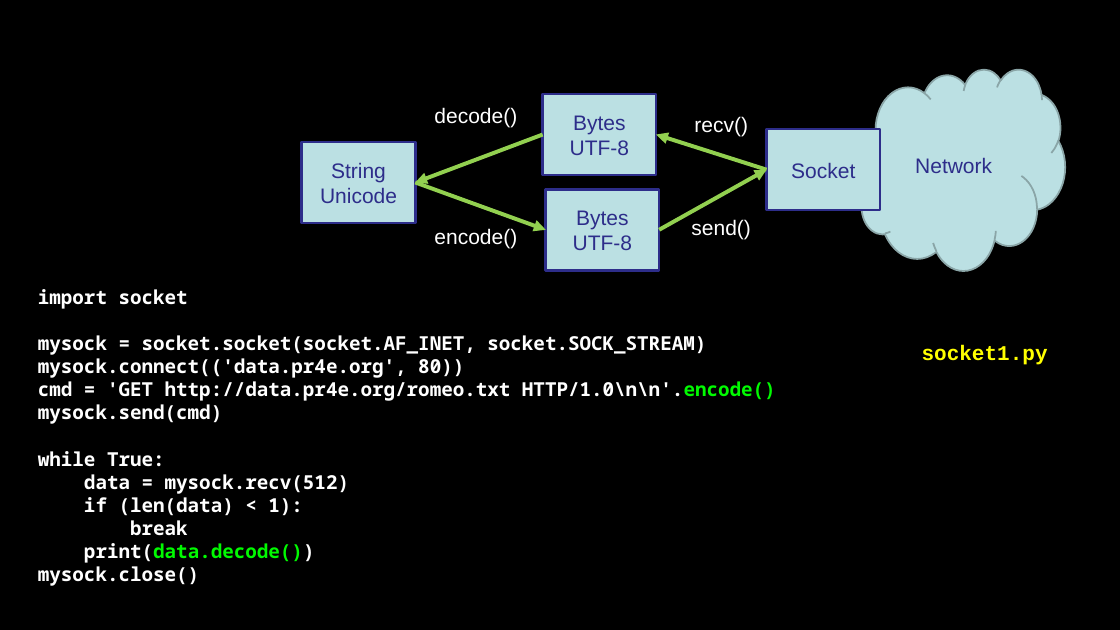
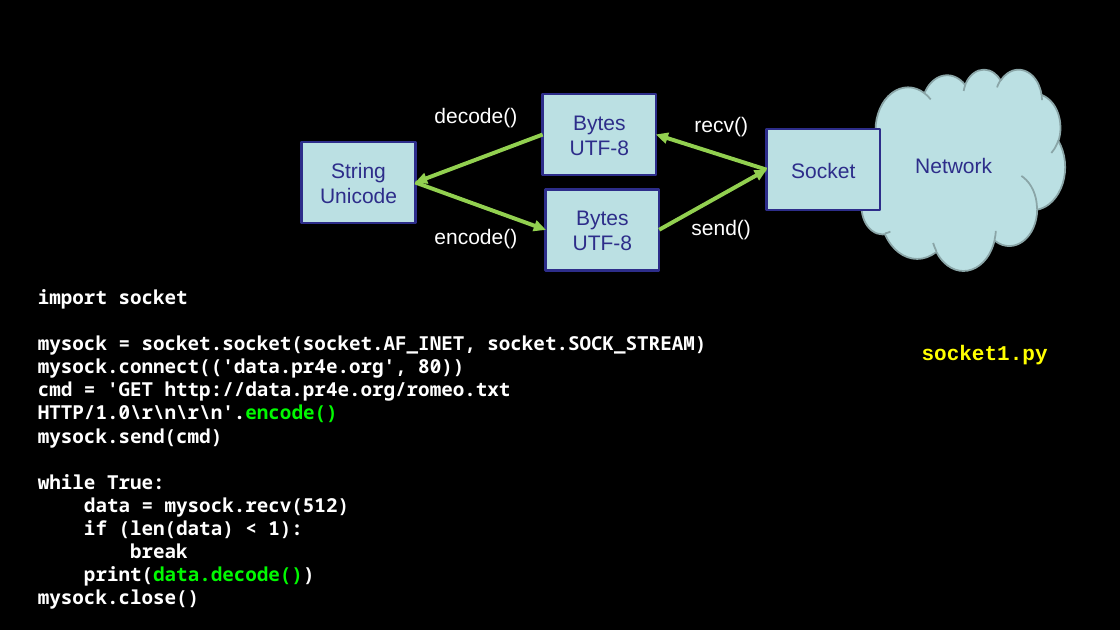
Before and after one commit to SOsintOps/py4e, a slide deck: slide 46 of lectures3/Pythonlearn-12-HTTP.pptx. Drawn at 1120x630 pixels with LibreOffice and Linux fonts; fonts in the diff are those of the drawing. Boxes give left, top, right and bottom in pixels: in the first picture for what was removed or moved away, otherwise in the second. Text is boxed around its words. In the diff, an @@ line names an element or a change of style, - is before the commit and + after.

Commit message:
Fix text and code errors in the chapter slides
Fixes 59 errors in the 16 chapter presentations (lectures3/Pythonlearn-NN-*.pptx):
typos, en dashes and curly quotes in code that Python rejects, Python 2 output
and messages (raw_input, <type 'list'>, range returning a list, u'' strings),
output that the code does not print, def __init(self)__, a missing ssl context
in opengeo.py, HTTP requests without \r\n, and a few wrong technical statements.
Only the text runs that change are edited; colors and layout are kept.

```diff
--- a/lectures3/Pythonlearn-12-HTTP.pptx
+++ b/lectures3/Pythonlearn-12-HTTP.pptx
@@ text at [38,381,511,423]: text changed @@
-cmd = 'GET http://data.pr4e.org/romeo.txt HTTP/1.0\n\n'.encode()
+cmd = 'GET http://data.pr4e.org/romeo.txt HTTP/1.0\r\n\r\n'.encode()
```
Also in this commit, not shown: 6 other slides changed, 15 other files.
